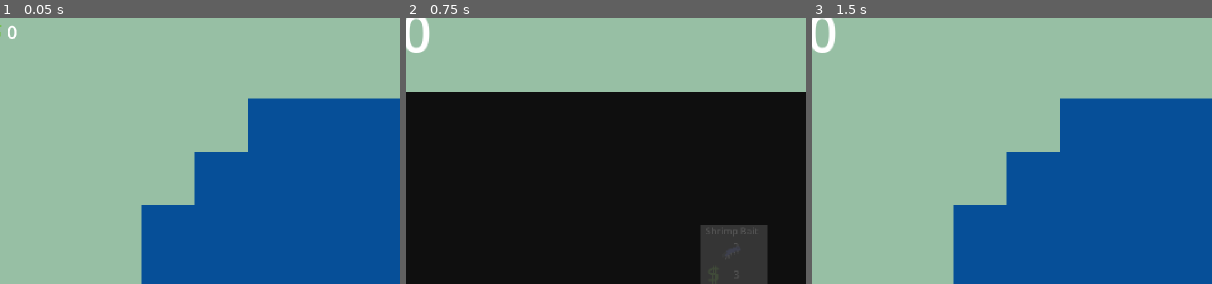
Above: before the commit, frames 1-3 (left to right).
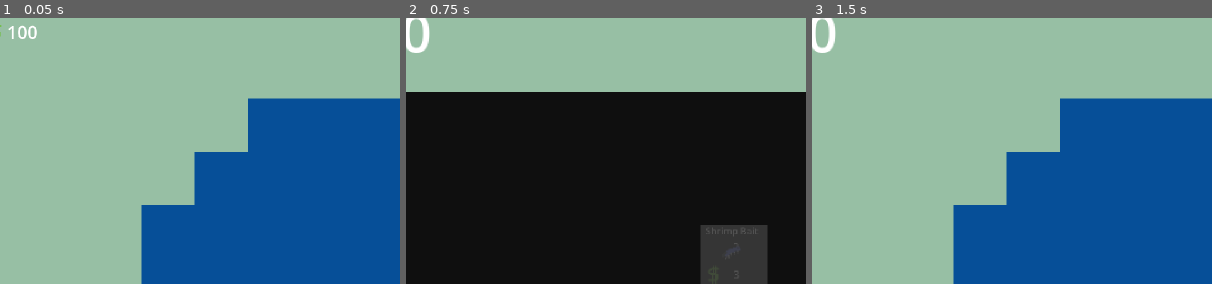
Above: after the commit, the same moments.

Repository: mathew-tran/fish-clicker
Game: Godot game, scene res://Scenes/Main.tscn
Same seed, same stepped clock (60 frames per second), same inputs: the game is played once before the commit and once after it.
Inputs:
- Up to frame 1 (0.05 s): no input
- Up to frame 2 (0.75 s): click "STORE" at 0.5 s
- Up to frame 3 (1.5 s): click "MAIN" at 1.25 s
The pictures show only the part of the screen within x 9-59%, y 5-55%; the shares and areas given below are measured in that part.

The runs differ from the first frame. In frame 1, 0.2% of the frame differs, in the area x 2-10%, y 3-8%; in frame 2, nothing differs; in frame 3, nothing differs.

Commit message:
show money gained / lost

Diff:
--- a/fishclicker/Prefabs/Fish.tscn
+++ b/fishclicker/Prefabs/Fish.tscn
@@ -21,6 +21,18 @@
 "update": 0,
 "values": [Vector2(0, 0)]
 }
+tracks/1/type = "value"
+tracks/1/imported = false
+tracks/1/enabled = true
+tracks/1/path = NodePath("../DetailedFish:rotation")
+tracks/1/interp = 1
+tracks/1/loop_wrap = true
+tracks/1/keys = {
+"times": PackedFloat32Array(0),
+"transitions": PackedFloat32Array(1),
+"update": 0,
+"values": [0.0]
+}
 
 [sub_resource type="Animation" id="Animation_2srqr"]
 resource_name = "anim"
@@ -38,10 +50,27 @@
 "values": [Vector2(0, 0), Vector2(-4, 0), Vector2(4, 0), Vector2(0, 0)]
 }
 
+[sub_resource type="Animation" id="Animation_4xv0j"]
+resource_name = "dance"
+length = 1.5
+tracks/0/type = "value"
+tracks/0/imported = false
+tracks/0/enabled = true
+tracks/0/path = NodePath("../DetailedFish:rotation")
+tracks/0/interp = 1
+tracks/0/loop_wrap = true
+tracks/0/keys = {
+"times": PackedFloat32Array(0, 0.15, 0.73, 1),
+"transitions": PackedFloat32Array(1, 1, 1, 1),
+"update": 0,
+"values": [0.0, 0.286234, -0.336849, 0.0]
+}
+
 [sub_resource type="AnimationLibrary" id="AnimationLibrary_1vj5r"]
 _data = {
 &"RESET": SubResource("Animation_yja77"),
-&"anim": SubResource("Animation_2srqr")
+&"anim": SubResource("Animation_2srqr"),
+&"dance": SubResource("Animation_4xv0j")
 }
 
 [node name="Fish" type="Node2D"]
--- /dev/null
+++ b/fishclicker/Prefabs/UI/MoneyText.tscn
@@ -0,0 +1,37 @@
+[gd_scene load_steps=3 format=3 uid="uid://wyq3f4rmigua"]
+
+[ext_resource type="Script" uid="uid://ctxygdnh260sw" path="res://Scripts/UI/MoneyText.gd" id="1_g1tog"]
+[ext_resource type="Texture2D" uid="uid://b2xdh1xgrnr8j" path="res://Art/Ui/Money.png" id="2_iyxc2"]
+
+[node name="MoneyText" type="Node2D"]
+script = ExtResource("1_g1tog")
+
+[node name="HBoxContainer" type="HBoxContainer" parent="."]
+offset_left = -6.0
+offset_top = -3.0
+offset_right = 60.0
+offset_bottom = 37.0
+scale = Vector2(0.5, 0.5)
+theme_override_constants/separation = -3
+
+[node name="Sign" type="Label" parent="HBoxContainer"]
+layout_mode = 2
+text = "+"
+
+[node name="TextureRect" type="TextureRect" parent="HBoxContainer"]
+custom_minimum_size = Vector2(20, 20)
+layout_mode = 2
+texture = ExtResource("2_iyxc2")
+expand_mode = 4
+stretch_mode = 5
+
+[node name="Label" type="Label" parent="HBoxContainer"]
+layout_mode = 2
+text = "100"
+
+[node name="Timer" type="Timer" parent="."]
+wait_time = 0.5
+one_shot = true
+autostart = true
+
+[connection signal="timeout" from="Timer" to="." method="_on_timer_timeout"]
--- a/fishclicker/Prefabs/UI/MoneyUI.tscn
+++ b/fishclicker/Prefabs/UI/MoneyUI.tscn
@@ -62,3 +62,12 @@
 &"": SubResource("AnimationLibrary_2a11f")
 }
 speed_scale = 5.0
+
+[node name="Timer" type="Timer" parent="."]
+wait_time = 0.1
+autostart = true
+
+[node name="SpawnTextPos" type="Node2D" parent="."]
+position = Vector2(40, 75)
+
+[connection signal="timeout" from="Timer" to="." method="_on_timer_timeout"]
--- a/fishclicker/Prefabs/UI/PlayerUI.tscn
+++ b/fishclicker/Prefabs/UI/PlayerUI.tscn
@@ -19,9 +19,14 @@
 
 [node name="MoneyUI" parent="." instance=ExtResource("1_ihkin")]
 
+[node name="SpawnTextPos" parent="MoneyUI" index="4"]
+position = Vector2(56, 17)
+
 [node name="ShopUI" parent="." instance=ExtResource("3_1hdpr")]
+visible = false
 
 [node name="SwitchBaitUI" parent="." instance=ExtResource("5_lcbsa")]
+visible = false
 
 [node name="HBoxContainer" type="HBoxContainer" parent="."]
 anchors_preset = 10
@@ -45,3 +50,5 @@
 
 [connection signal="button_up" from="HBoxContainer/StoreButton" to="HBoxContainer/StoreButton" method="_on_button_up"]
 [connection signal="button_up" from="HBoxContainer/MainButton" to="HBoxContainer/MainButton" method="_on_button_up"]
+
+[editable path="MoneyUI"]
--- a/fishclicker/Scenes/Main.tscn
+++ b/fishclicker/Scenes/Main.tscn
@@ -90,3 +90,5 @@
 [node name="FishSpawner" parent="." instance=ExtResource("5_q0kc4")]
 
 [node name="CanvasLayer" parent="." instance=ExtResource("9_ra0ju")]
+
+[node name="Effects" type="Node2D" parent="." groups=["Effects"]]
--- a/fishclicker/Scripts/Autoload/Finder.gd
+++ b/fishclicker/Scripts/Autoload/Finder.gd
@@ -5,3 +5,6 @@
 
 func GetPlayerUI() -> PlayerUI:
 	return get_tree().get_nodes_in_group("PlayerUI")[0]
+
+func GetEffectsGroup():
+	return get_tree().get_nodes_in_group("Effects")[0]
--- a/fishclicker/Scripts/Fish.gd
+++ b/fishclicker/Scripts/Fish.gd
@@ -30,7 +30,9 @@
 	FishDataReference.DetermineCondition()
 	var starsToShow = FishDataReference.Condition + 1
 	print(starsToShow)
+	$DetailedFish/Rarity.visible = false
 	for x in range(0, $DetailedFish/Rarity.get_child_count()):
+		$DetailedFish/Rarity.get_child(x).visible = x < starsToShow
 		$DetailedFish/Rarity.get_child(x).visible = x < starsToShow
 
 	match fishData.FishSize:
@@ -63,7 +65,8 @@
 				var fishTween = get_tree().create_tween()
 				fishTween.tween_property($DetailedFish, "scale", Vector2.ONE, .1)
 				await fishTween.finished
-				FishDataReference.SellFish()
+
+
 				$SplashAnim.visible = false
 				$FishSprite.visible = false
 				$RunAwayTimer.stop()
@@ -83,9 +86,16 @@
 
 
 func _on_complete_timer_timeout():
-	queue_free()
+	$DetailedFish/Rarity.visible = true
+	FishDataReference.SellFish()
+	await get_tree().create_timer(.3).timeout
+	$FishSprite/AnimationPlayer.stop()
+
+	$FishSprite/AnimationPlayer.play("dance")
 
 
 func _on_animation_player_animation_finished(anim_name):
 	$FishSprite/AnimationPlayer.speed_scale = randf_range(1, 3.5)
+	if anim_name == "dance":
+		queue_free()
 	pass # Replace with function body.
--- a/fishclicker/Scripts/GameManager.gd
+++ b/fishclicker/Scripts/GameManager.gd
@@ -5,6 +5,7 @@
 
 
 signal MoneyUpdate(amount)
+signal MoneyChanged(amount)
 
 signal BaitChanged(baitData)
 
@@ -56,11 +57,13 @@
 		ChangeBait(CurrentBait)
 
 func AddMoney(amount):
+	MoneyChanged.emit(amount)
 	if GameData.has("Money"):
 		GameData["Money"] += int(amount)
 	MoneyUpdate.emit(GetMoney())
 
 func RemoveMoney(amount):
+	MoneyChanged.emit(-amount)
 	if GameData.has("Money"):
 		GameData["Money"] -= amount
 
--- /dev/null
+++ b/fishclicker/Scripts/UI/MoneyText.gd
@@ -0,0 +1,16 @@
+extends Node2D
+
+class_name MoneyText
+
+func Setup(amount):
+	if amount > 0:
+		$HBoxContainer/Sign.text = "+"
+	else:
+		$HBoxContainer/Sign.text = "-"
+	$HBoxContainer/Label.text = str(int(abs(amount)))
+
+func _process(delta: float) -> void:
+	global_position.y -= 30 * delta
+
+func _on_timer_timeout() -> void:
+	queue_free()
--- a/fishclicker/Scripts/UI/MoneyUI.gd
+++ b/fishclicker/Scripts/UI/MoneyUI.gd
@@ -1,9 +1,36 @@
 extends HBoxContainer
 
-
+var TargetAmount = 0
+var CurrentAmount = -1
 func _ready():
 	Finder.GetGameManager().MoneyUpdate.connect(OnMoneyUpdate)
+	Finder.GetGameManager().MoneyChanged.connect(OnMoneyChanged)
+func OnMoneyUpdate(amount):
+	$AnimationPlayer.stop()
+	TargetAmount = amount
 
-func OnMoneyUpdate(amount):
-	$Label.text = str(amount)
+
 	$AnimationPlayer.play("anim")
+
+func OnMoneyChanged(amount):
+	if amount == 0:
+		return
+
+	var instance = load("res://Prefabs/UI/MoneyText.tscn").instantiate()
+	instance.global_position = $SpawnTextPos.global_position
+	instance.Setup(amount)
+	Finder.GetEffectsGroup().add_child(instance)
+
+func _on_timer_timeout() -> void:
+	if TargetAmount != CurrentAmount:
+		var diff = 1
+		if abs(TargetAmount - CurrentAmount) > 50:
+			diff = 5
+		if abs(TargetAmount - CurrentAmount) > 100:
+			diff = 10
+
+		if TargetAmount > CurrentAmount:
+			CurrentAmount += diff
+		elif TargetAmount < CurrentAmount:
+			CurrentAmount -= diff
+		$Label.text = str(CurrentAmount)
Not shown: 1 places in fishclicker/Prefabs/Fish.tscn that only renumber resources
Not shown, added: fishclicker/Scripts/UI/MoneyText.gd.uid
